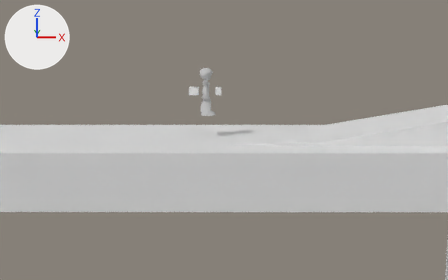
An edit to the Blender file xengine.blend, drawn before and after from the same camera.
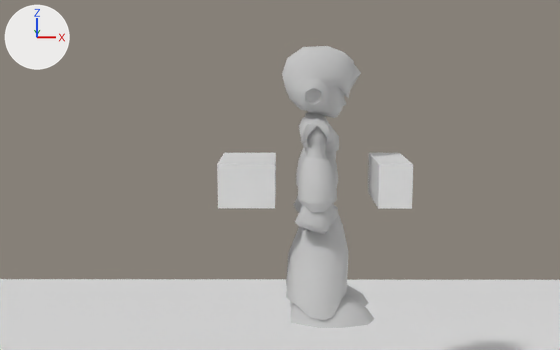
Each version is shown from a 50 mm lens placed at (1.37, -43.02, 3.16), pointed at (1.23, -0.56, -3.36), then close up from a 50 mm lens placed at (-0.44, -9.25, 1.45), pointed at (-0.47, -0.04, 0.04). The axes (+X, +Y, +Z) are drawn at upper left. The lights are the same throughout.

The first close-up shows 'Cube.000', 'X', 'X_ArmR_HandA', 'X_Armor', 'X_Boots', 'X_Helmet', 'back', 'floor', 'forward'.
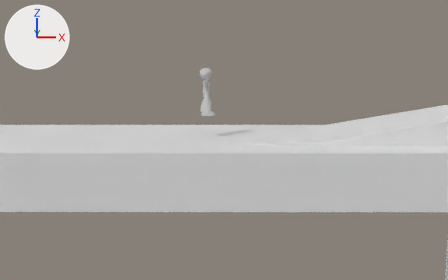
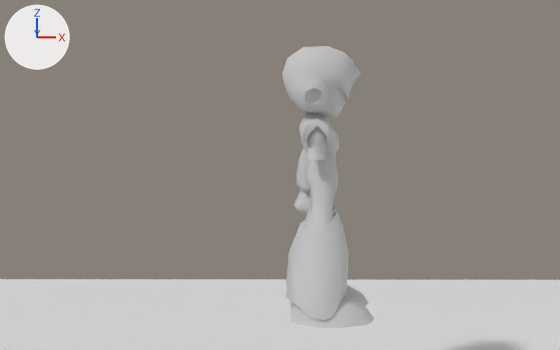
Where the newer file only moved an object's origin or applied its transform, the numbers keep the older frame.

Location of each change, (x1, y1, x2, y2) in pixels of the close-ups (560 x 350 px):
'back', hidden
    before: (217, 153, 276, 208)
'X_ArmR_HandA', hidden
    before: (295, 157, 338, 234)
'forward', hidden
    before: (368, 153, 413, 209)

What the commit changed:
Object 'forward' (ob_forward) is now hidden.
Object 'back' (ob_back) is now hidden.
Object 'X_ArmR_HandA' (ob_x_armr_handa) turns from (0, 0, 90) to (0, 0, 0) degrees about x, y and z.
Object 'X_ArmR_HandA' (ob_x_armr_handa) is rescaled from (0.145, 0.145, 0.145) to (1.0, 1.0, 1.0).
Object 'X_ArmR_HandA' (ob_x_armr_handa) moves from (0.0, 0.0, -1.665) to (0.0, 0.0, 0.0).
Object 'X_ArmR_HandA' (ob_x_armr_handa) is now hidden.
